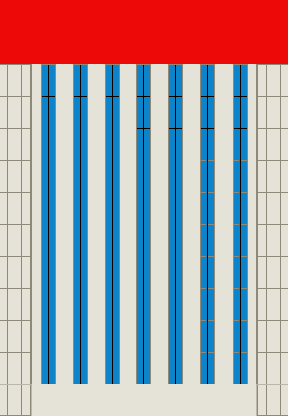
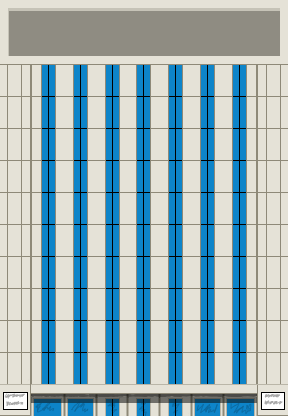
Comparing the layer stacks of the two 288 × 416 images. Changes:
renamed "Layer 13" to "Layer 21", moved it above "Layer 20", painted on it over [0, 0, 288, 415]
removed layer "Layer 12" over [74, 128, 87, 353]
removed layer "Layer 11" over [106, 128, 119, 353]
added layer "Layer 20" (54%) above "Layer 19" over [27, 377, 285, 416]
added layer "Layer 19" (67%) above "Layer 18" over [31, 394, 257, 398]
added layer "Layer 18" above "Layer 17" over [30, 384, 257, 416]
added layer "Layer 17" above "Layer 16" over [190, 393, 193, 416]
added layer "Layer 16" above "Layer 15" over [158, 393, 161, 416]
added layer "Layer 15" above "Layer 14" over [126, 393, 129, 416]
added layer "Layer 14" above "Layer 5" over [95, 393, 98, 416]
painted on "Layer 5" over [32, 64, 257, 416]
painted on "Layer 10" over [30, 64, 256, 394]
removed layer "Layer 9" over [169, 160, 182, 353]
removed layer "Layer 8" over [201, 160, 214, 353]
removed layer "Layer 7" over [234, 65, 247, 384]
